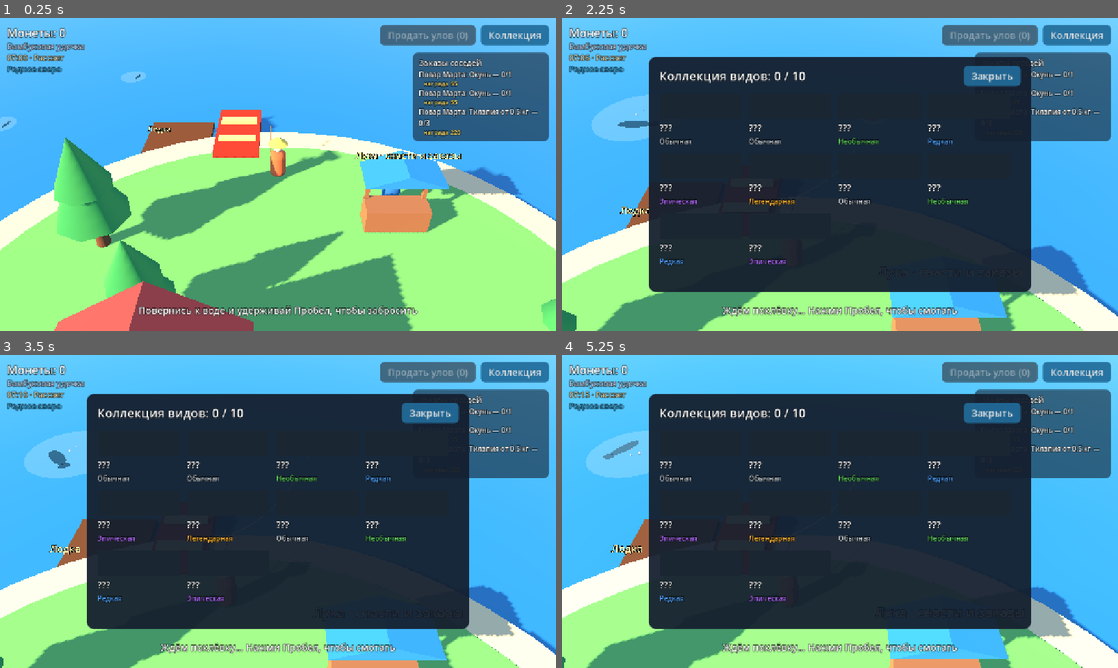
Above: before the commit, frames 1-4 (two rows, left to right).
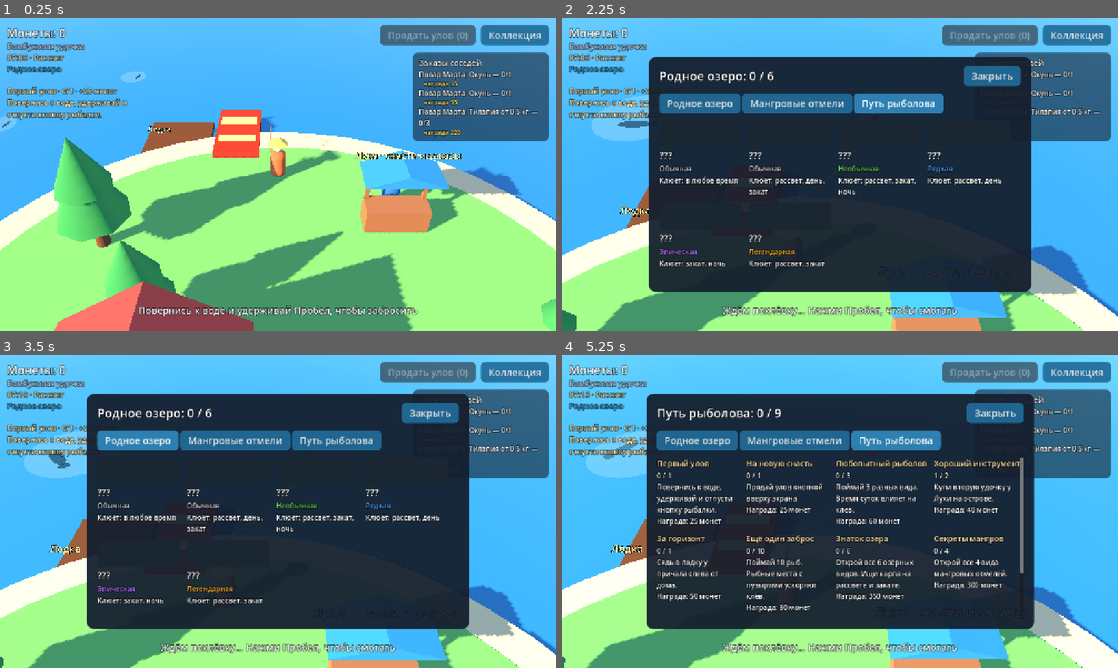
Above: after the commit, the same moments.

Repository: s-cryptor/fishing
Game: Godot game, scene res://scenes/main.tscn
Two runs of this game, one before a commit and one after it. Both use one fixed random seed, a clock stepped at 60 frames per second and the inputs below.
Inputs (mouse positions are in pixels of both pictures, inside the frame that each line leads up to):
- Up to frame 1 (0.25 s): no input
- Up to frame 2 (2.25 s): move the mouse to (962, 158) at 0.52 s; hold D (move_right) 0.53-1.28 s; hold Space (fish_action) 0.53-1.28 s; click (962, 158) at 0.67 s; move the mouse to (728, 190) at 1.27 s; hold S (move_back) 1.28-2.03 s; tap E (interact) at 1.35 s; click (728, 190) at 1.42 s; move the mouse to (895, 105) at 2.02 s; hold D (move_right) from 2.03 s (still down); hold C (toggle_collection) from 2.03 s (still down); click (895, 105) at 2.17 s
- Up to frame 3 (3.5 s): release D (move_right) at 2.75 s; release C (toggle_collection) at 2.75 s; click (133, 439) at 2.75 s, where only the run after the commit has a clickable "Родное озеро"
- Up to frame 4 (5.25 s): click (701, 439) at 3.5 s, where only the run after the commit has a clickable "Родное озеро"; click (795, 439) at 4.25 s, where only the run after the commit has a clickable "Мангровые отмели"; click (901, 439) at 5 s, where only the run after the commit has a clickable "Путь рыболова"

The runs differ from the first frame. In frame 1, 1.0% of the frame differs, in the area x 1-23%, y 22-33%; in frame 2, 6.8%; in frame 3, 6.8%; in frame 4, 11%, in the area x 1-85%, y 12-88%.

Commit message:
feat: add angler journey rewards and trophy records

Diff:
--- /dev/null
+++ b/data/journey.tres
@@ -0,0 +1,25 @@
+[gd_resource type="Resource" script_class="JourneyData" format=3]
+
+[ext_resource type="Script" path="res://scripts/data/journey_data.gd" id="1"]
+
+[resource]
+script = ExtResource("1")
+goals = Array[Dictionary]([{
+"id": "first_catch", "title": "Первый улов", "hint": "Повернись к воде, удерживай и отпусти кнопку рыбалки.", "metric": "catches", "target": 1, "reward": 25
+}, {
+"id": "first_sale", "title": "На новую снасть", "hint": "Продай улов кнопкой вверху экрана.", "metric": "sales", "target": 1, "reward": 25
+}, {
+"id": "three_species", "title": "Любопытный рыболов", "hint": "Поймай 3 разных вида. Время суток влияет на клёв.", "metric": "species", "target": 3, "reward": 60
+}, {
+"id": "new_rod", "title": "Хороший инструмент", "hint": "Купи вторую удочку у Луки на острове.", "metric": "rods", "target": 2, "reward": 40
+}, {
+"id": "mangrove_visit", "title": "За горизонт", "hint": "Сядь в лодку у причала слева от дома.", "metric": "mangrove_visit", "target": 1, "reward": 50
+}, {
+"id": "ten_catches", "title": "Ещё один заброс", "hint": "Поймай 10 рыб. Рыбные места с пузырями ускоряют клёв.", "metric": "catches", "target": 10, "reward": 80
+}, {
+"id": "lake_collection", "title": "Знаток озера", "hint": "Открой все 6 озёрных видов. Ищи карпа на рассвете и закате.", "metric": "lake_species", "target": 6, "reward": 350
+}, {
+"id": "mangrove_collection", "title": "Секреты мангров", "hint": "Открой все 4 вида мангровых отмелей.", "metric": "mangrove_species", "target": 4, "reward": 300
+}, {
+"id": "golden_trophy", "title": "Золотой трофей", "hint": "Поймай рыбу весом не меньше 85% диапазона её вида.", "metric": "trophies", "target": 1, "reward": 100
+}])
--- a/scenes/ui/hud.tscn
+++ b/scenes/ui/hud.tscn
@@ -120,6 +120,18 @@
 theme_override_styles/panel = SubResource("orders_panel")
 script = ExtResource("9_orders")
 
+[node name="JourneyHint" type="Label" parent="Root"]
+unique_name_in_owner = true
+layout_mode = 0
+offset_left = 16.0
+offset_top = 155.0
+offset_right = 360.0
+offset_bottom = 245.0
+theme_override_font_sizes/font_size = 17
+theme_override_colors/font_color = Color(1, 0.9, 0.65, 1)
+autowrap_mode = 3
+mouse_filter = 2
+
 [node name="VBox" type="VBoxContainer" parent="Root/OrdersTracker"]
 layout_mode = 2
 mouse_filter = 2
--- a/scripts/core/game_state.gd
+++ b/scripts/core/game_state.gd
@@ -8,9 +8,12 @@
 signal gear_changed
 signal orders_changed
 signal order_completed(order: Dictionary)
+signal journey_changed
+signal milestone_reached(title: String, reward: int)
 
 const CATALOG: FishCatalog = preload("res://data/fish_catalog.tres")
 const GEAR_CATALOG: GearCatalog = preload("res://data/gear_catalog.tres")
+const JOURNEY: JourneyData = preload("res://data/journey.tres")
 
 var catalog: FishCatalog = CATALOG
 var gear_catalog: GearCatalog = GEAR_CATALOG
@@ -26,6 +29,11 @@
 var owned_gear: Array[String] = []
 var equipped_gear_id := ""
 var orders := OrderBook.new(CATALOG)
+var claimed_goals: Array[String] = []
+var visited_biomes: Array[String] = ["home_lake"]
+var sales := 0
+## Подробности последнего улова для карточки результата.
+var last_catch_report: Dictionary = {}
 
 var _store := SaveStore.new(DebugTools.save_path if DebugTools.save_path else "user://save.json")
 
@@ -39,6 +47,7 @@
 	var key := String(fish.id)
 	var is_new := not collection.has(key)
 	var entry: Dictionary = collection.get(key, {"count": 0, "best_kg": 0.0})
+	var old_best := float(entry["best_kg"])
 	entry["count"] = int(entry["count"]) + 1
 	entry["best_kg"] = maxf(entry["best_kg"], weight_kg)
 	collection[key] = entry
@@ -47,6 +56,9 @@
 	for order in completed:
 		money += int(order["reward"])
 	orders.refill()
+	last_catch_report = {"record": not is_new and weight_kg > old_best,
+		"previous_best": old_best, "trophy": is_trophy(fish, weight_kg), "rewards": []}
+	last_catch_report["rewards"] = _claim_goals()
 	_save()
 	inventory_changed.emit()
 	orders_changed.emit()
@@ -54,6 +66,7 @@
 		order_completed.emit(order)
 	if not completed.is_empty():
 		money_changed.emit(money)
+	journey_changed.emit()
 	return is_new
 
 
@@ -70,9 +83,13 @@
 	var total := inventory_value()
 	inventory.clear()
 	money += total
+	if total > 0:
+		sales += 1
+	_claim_goals()
 	_save()
 	inventory_changed.emit()
 	money_changed.emit(money)
+	journey_changed.emit()
 	return total
 
 
@@ -86,10 +103,65 @@
 	money -= rod.price
 	owned_gear.append(String(rod.id))
 	equipped_gear_id = String(rod.id)
+	_claim_goals()
 	_save()
 	money_changed.emit(money)
 	gear_changed.emit()
+	journey_changed.emit()
 	return true
+
+
+func visit_biome(id: StringName) -> void:
+	if String(id) in visited_biomes:
+		return
+	visited_biomes.append(String(id))
+	_claim_goals()
+	_save()
+	journey_changed.emit()
+
+
+func is_trophy(fish: FishData, weight: float) -> bool:
+	return weight >= lerpf(fish.min_weight_kg, fish.max_weight_kg, 0.85)
+
+
+func journey_progress(metric: String) -> int:
+	match metric:
+		"sales": return sales
+		"species": return collection.size()
+		"rods": return owned_gear.size()
+		"mangrove_visit": return 1 if "mangrove_shallows" in visited_biomes else 0
+	var count := 0
+	for fish in catalog.fish:
+		var entry: Dictionary = collection.get(String(fish.id), {})
+		if entry.is_empty():
+			continue
+		match metric:
+			"catches": count += int(entry["count"])
+			"lake_species": count += 1 if &"lake" in fish.habitats else 0
+			"mangrove_species": count += 1 if &"mangrove" in fish.habitats else 0
+			"trophies": count += 1 if is_trophy(fish, float(entry["best_kg"])) else 0
+	return count
+
+
+func next_goal() -> Dictionary:
+	for goal in JOURNEY.goals:
+		if goal["id"] not in claimed_goals:
+			return goal
+	return {}
+
+
+func _claim_goals() -> Array[Dictionary]:
+	var rewards: Array[Dictionary] = []
+	for goal in JOURNEY.goals:
+		if goal["id"] in claimed_goals or journey_progress(goal["metric"]) < int(goal["target"]):
+			continue
+		claimed_goals.append(goal["id"])
+		money += int(goal["reward"])
+		rewards.append(goal)
+		milestone_reached.emit(goal["title"], int(goal["reward"]))
+	if not rewards.is_empty():
+		money_changed.emit(money)
+	return rewards
 
 
 func equip_gear(rod: GearStats) -> void:
@@ -108,6 +180,9 @@
 		"owned_gear": owned_gear,
 		"equipped_gear": equipped_gear_id,
 		"orders": orders.to_dict(),
+		"claimed_goals": claimed_goals,
+		"visited_biomes": visited_biomes,
+		"sales": sales,
 	})
 
 
@@ -116,6 +191,9 @@
 	money = int(data.get("money", 0))
 	inventory.assign(data.get("inventory", []))
 	collection = data.get("collection", {})
+	claimed_goals.assign(data.get("claimed_goals", []))
+	visited_biomes.assign(data.get("visited_biomes", ["home_lake"]))
+	sales = int(data.get("sales", 0))
 	# В сохранениях v1 снастей не было — выдаём стартовую удочку.
 	var starter := String(gear_catalog.rods[0].id)
 	owned_gear.assign(data.get("owned_gear", [starter]))
--- a/scripts/core/save_store.gd
+++ b/scripts/core/save_store.gd
@@ -4,7 +4,7 @@
 ## Облачный бэкенд для синхронизации между устройствами реализует
 ## тот же load_data()/save_data().
 
-const VERSION := 3
+const VERSION := 4
 
 var path: String
 
--- /dev/null
+++ b/scripts/data/journey_data.gd
@@ -0,0 +1,5 @@
+class_name JourneyData
+extends Resource
+## Цели и награды пути рыболова. Порог и экономика меняются в ресурсе.
+
+@export var goals: Array[Dictionary] = []
--- a/scripts/ui/catch_popup.gd
+++ b/scripts/ui/catch_popup.gd
@@ -19,12 +19,21 @@
 
 func open(fish: FishData, weight_kg: float, is_new: bool) -> void:
 	_title.text = "Новый вид!" if is_new else "Улов!"
+	var report := GameState.last_catch_report
+	if report.get("record", false):
+		_title.text = "Личный рекорд!"
+	if report.get("trophy", false):
+		_title.text = "Золотой трофей!"
 	_swatch.color = fish.color
 	_name.text = fish.display_name
 	_rarity.text = fish.rarity_name()
 	_rarity.modulate = fish.rarity_color()
 	_stats.text = "%.2f кг  ·  цена %d" % [weight_kg, fish.value_for(weight_kg)]
 	_description.text = fish.description
+	if report.get("record", false):
+		_description.text += "\nПрежний рекорд: %.2f кг" % float(report["previous_best"])
+	for goal in report.get("rewards", []):
+		_description.text += "\n%s: +%d монет" % [goal["title"], int(goal["reward"])]
 	show()
 	pivot_offset = size / 2.0
 	scale = Vector2.ONE * 0.8
--- a/scripts/ui/collection_panel.gd
+++ b/scripts/ui/collection_panel.gd
@@ -7,10 +7,23 @@
 @onready var _header: Label = %CollectionHeader
 @onready var _grid: GridContainer = %CollectionGrid
 
+var _habitat: StringName = &"lake"
+
 
 func _ready() -> void:
 	hide()
 	%CloseButton.pressed.connect(hide)
+	var tabs := HBoxContainer.new()
+	$VBox.add_child(tabs)
+	$VBox.move_child(tabs, 1)
+	for pair in [["Родное озеро", &"lake"], ["Мангровые отмели", &"mangrove"], ["Путь рыболова", &"journey"]]:
+		var button := Button.new()
+		button.text = pair[0]
+		button.focus_mode = Control.FOCUS_NONE
+		button.pressed.connect(func() -> void:
+			_habitat = pair[1]
+			_rebuild())
+		tabs.add_child(button)
 
 
 func toggle() -> void:
@@ -23,15 +36,40 @@
 
 func _rebuild() -> void:
 	for child in _grid.get_children():
+		_grid.remove_child(child)
 		child.queue_free()
+	if _habitat == &"journey":
+		_rebuild_journey()
+		return
 	var catalog := GameState.catalog
 	var known := 0
-	for fish in catalog.fish:
+	var pool := catalog.for_habitat(_habitat)
+	for fish in pool:
 		var entry: Dictionary = GameState.collection.get(String(fish.id), {})
 		if not entry.is_empty():
 			known += 1
 		_grid.add_child(_make_card(fish, entry))
-	_header.text = "Коллекция видов: %d / %d" % [known, catalog.fish.size()]
+	_header.text = "%s: %d / %d" % ["Родное озеро" if _habitat == &"lake" else "Мангровые отмели", known, pool.size()]
+
+
+func _rebuild_journey() -> void:
+	_header.text = "Путь рыболова: %d / %d" % [GameState.claimed_goals.size(), GameState.JOURNEY.goals.size()]
+	for goal in GameState.JOURNEY.goals:
+		var box := VBoxContainer.new()
+		box.custom_minimum_size = Vector2(190, 0)
+		var title := Label.new()
+		var done: bool = goal["id"] in GameState.claimed_goals
+		title.text = goal["title"]
+		title.add_theme_font_size_override("font_size", 18)
+		title.modulate = Color("#a5db91") if done else Color("#ffe0a0")
+		box.add_child(title)
+		var info := Label.new()
+		info.text = "%s\n%s\nНаграда: %d монет" % [
+			"Выполнено" if done else "%d / %d" % [mini(GameState.journey_progress(goal["metric"]), int(goal["target"])), int(goal["target"])], goal["hint"], int(goal["reward"])]
+		info.autowrap_mode = TextServer.AUTOWRAP_WORD_SMART
+		info.add_theme_font_size_override("font_size", 16)
+		box.add_child(info)
+		_grid.add_child(box)
 
 
 func _make_card(fish: FishData, entry: Dictionary) -> Control:
@@ -61,4 +99,16 @@
 		stats.autowrap_mode = TextServer.AUTOWRAP_WORD_SMART
 		stats.add_theme_font_size_override("font_size", 16)
 		box.add_child(stats)
+		if GameState.is_trophy(fish, float(entry["best_kg"])):
+			var trophy := Label.new()
+			trophy.text = "Золотой трофей"
+			trophy.add_theme_font_size_override("font_size", 16)
+			trophy.modulate = Color("#ffd578")
+			box.add_child(trophy)
+	else:
+		var clue := Label.new()
+		clue.text = "Клюёт: %s" % DayTime.describe(fish.active_times)
+		clue.autowrap_mode = TextServer.AUTOWRAP_WORD_SMART
+		clue.add_theme_font_size_override("font_size", 16)
+		box.add_child(clue)
 	return box
--- a/scripts/ui/hud.gd
+++ b/scripts/ui/hud.gd
@@ -40,6 +40,9 @@
 		_refresh_wallet())
 	GameState.inventory_changed.connect(_refresh_wallet)
 	GameState.gear_changed.connect(_refresh_gear)
+	GameState.journey_changed.connect(_refresh_journey)
+	GameState.milestone_reached.connect(func(title: String, reward: int) -> void:
+		toast("%s! +%d монет" % [title, reward]))
 	GameState.order_completed.connect(func(order: Dictionary) -> void:
 		toast("Заказ выполнен: %s, +%d монет" % [order["giver"], int(order["reward"])]))
 	_sell_button.pressed.connect(_on_sell_pressed)
@@ -56,6 +59,17 @@
 	_travel_fade.hide()
 	_refresh_wallet()
 	_refresh_gear()
+	_refresh_journey()
+
+
+func _refresh_journey() -> void:
+	var goal := GameState.next_goal()
+	if goal.is_empty():
+		%JourneyHint.text = "Путь рыболова завершён!\nОхоться за новыми рекордами."
+		return
+	%JourneyHint.text = "%s · %d/%d · +%d монет\n%s" % [goal["title"],
+		mini(GameState.journey_progress(goal["metric"]), int(goal["target"])),
+		int(goal["target"]), int(goal["reward"]), goal["hint"]]
 
 
 func set_biome(biome: BiomeData) -> void:
--- a/scripts/world/boat_dock.gd
+++ b/scripts/world/boat_dock.gd
@@ -42,6 +42,7 @@
 	player.velocity = Vector3.ZERO
 	camera_rig.snap_to_target()
 	hud.set_biome(destination_water.biome)
+	GameState.visit_biome(destination_water.biome.id)
 	await hud.fade_in()
 	player.can_move = true
 	_travelling = false
--- /dev/null
+++ b/tests/test_progression.gd
@@ -0,0 +1,51 @@
+extends SceneTree
+## Награды не дублируются при повторном улове, посещении и загрузке.
+## Запуск: -s res://tests/test_progression.gd -- --save=user://progression-test.json --mute
+
+var _failures := 0
+
+
+func _initialize() -> void:
+	_run.call_deferred()
+
+
+func _run() -> void:
+	var state := root.get_node("GameState")
+	state.money = 0
+	state.collection.clear()
+	state.inventory.clear()
+	state.claimed_goals.clear()
+	state.visited_biomes.assign(["home_lake"])
+	state.sales = 0
+	state.owned_gear.assign(["bamboo_rod"])
+	state.equipped_gear_id = "bamboo_rod"
+	var fish: FishData = state.catalog.get_fish(&"roach")
+	state.register_catch(fish, fish.min_weight_kg)
+	_check("first_catch" in state.claimed_goals, "первый улов открывает награду")
+	var rewards: int = state.claimed_goals.size()
+	state.register_catch(fish, fish.min_weight_kg)
+	_check(state.claimed_goals.size() == rewards, "повторный улов не дублирует награду")
+	state.register_catch(fish, fish.max_weight_kg)
+	_check(state.last_catch_report["record"] and state.last_catch_report["trophy"], "рекорд и трофей отмечаются вместе")
+	state.sell_all()
+	_check("first_sale" in state.claimed_goals and state.sales == 1, "продажа открывает цель")
+	state.sell_all()
+	_check(state.sales == 1, "пустая продажа не считается")
+	state.visit_biome(&"mangrove_shallows")
+	var wallet: int = state.money
+	state.visit_biome(&"mangrove_shallows")
+	_check(state.money == wallet and "mangrove_visit" in state.claimed_goals, "путешествие награждается один раз")
+	state._load()
+	_check(state.money == wallet and "mangrove_visit" in state.claimed_goals, "награды переживают загрузку")
+	for f in state.catalog.for_habitat(&"lake"):
+		state.register_catch(f, f.min_weight_kg)
+	_check("lake_collection" in state.claimed_goals and state.journey_progress("lake_species") == 6,
+			"полная коллекция озера открывает награду")
+	_check("mangrove_collection" not in state.claimed_goals, "озёрные рыбы не закрывают мангровую коллекцию")
+	quit(1 if _failures else 0)
+
+
+func _check(ok: bool, message: String) -> void:
+	print("%s %s" % ["ok" if ok else "FAIL", message])
+	if not ok:
+		_failures += 1
Not shown, added: scripts/data/journey_data.gd.uid
Not shown, added: tests/test_boat_travel.gd.uid
Not shown, changed: AGENTS.md
